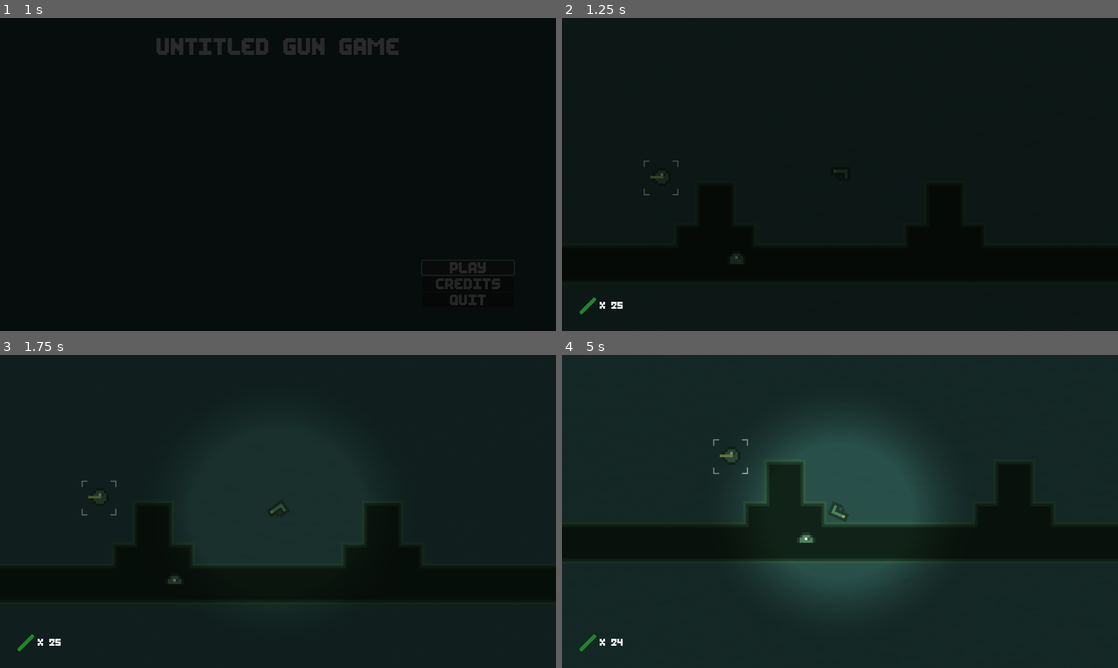
Above: before the commit, frames 1-4 (two rows, left to right).
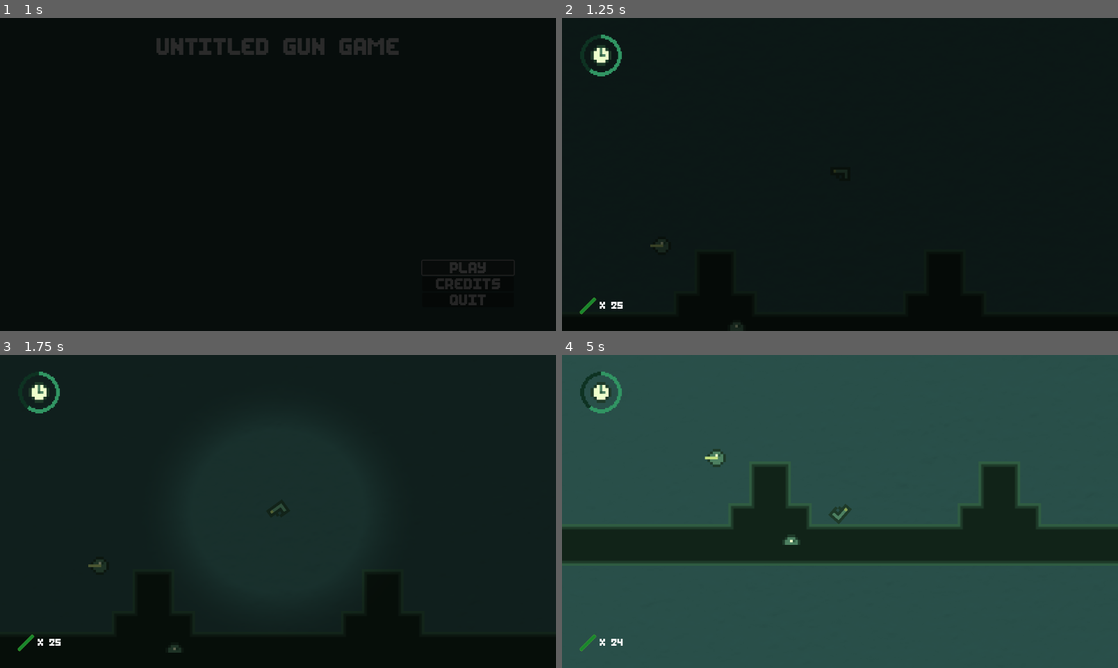
Above: after the commit, the same moments.

Repository: 20akshay00/GMTK2023
Game: Godot game, scene res://menu.tscn
Same seed, same stepped clock (60 frames per second), same inputs: the game is played once before the commit and once after it.
Inputs:
- Up to frame 1 (1 s): click "Play" at 0.5 s
- Up to frame 2 (1.25 s): no input
- Up to frame 3 (1.75 s): hold A (rotate_ccw) from 1.28 s (still down); tap W (hop) at 1.52 s
- Up to frame 4 (5 s): release A (rotate_ccw) at 2.03 s; tap D (rotate_cw) at 2.1 s; tap W (hop) at 2.27, 3.77, 4.52 s; tap S (shoot) at 2.85 s; tap A (rotate_ccw) at 3.6 s; hold D (rotate_cw) from 4.28 s (still down)

Frame 1 is identical in both runs. In frame 2, 0.6% of the frame differs, in the area x 3-32%, y 5-99%; in frame 3, 3.8%; in frame 4, 75%, in the area x 0-100%, y 0-100%.

Commit message:
fix enemy lock on bug

Diff:
--- a/bullet.gd
+++ b/bullet.gd
@@ -13,14 +13,15 @@
 # Called every frame. 'delta' is the elapsed time since the previous frame.
 func _physics_process(_delta: float) -> void:
 	if is_colliding():
-		$Line2D.points[1] =  to_local(get_collision_point())
-		target = get_collider()
-		if target.has_node("Target"):
-			target.get_node("Target").visible = true
-	else:
-		$Line2D.points[1] = target_position
-		if target != null and target.has_node("Target"):
+		$Line2D.points[1] = to_local(get_collision_point())
+
+		if get_collider().has_node("Target"):
+			target = get_collider()
+			if not target.get_node("Target").visible:
+				target.get_node("Target").visible = true
+		elif target != null:
 			target.get_node("Target").visible = false
+			target = null
 
 func shoot() -> void:
 	var tween = get_tree().create_tween()
--- a/gun.tscn
+++ b/gun.tscn
@@ -21,6 +21,7 @@
 [node name="Bullet" parent="." instance=ExtResource("3_08tko")]
 position = Vector2(-26, -7)
 scale = Vector2(1.04424, 1)
+min_width = 0.0
 
 [node name="CollisionPolygon2D" type="CollisionPolygon2D" parent="."]
 position = Vector2(1, 0)
--- a/level.tscn
+++ b/level.tscn
@@ -10,6 +10,8 @@
 [ext_resource type="PackedScene" uid="uid://bspic37rnvsif" path="res://crawling_enemy.tscn" id="7_y6jxb"]
 [ext_resource type="Script" path="res://UI.gd" id="10_8yhhq"]
 [ext_resource type="Texture2D" uid="uid://bvda5t32skqh2" path="res://Art/laser.png" id="10_60igf"]
+[ext_resource type="Texture2D" uid="uid://oyq4xudconm4" path="res://Art/ring.png" id="11_fyyul"]
+[ext_resource type="Texture2D" uid="uid://84h20wxp101r" path="res://Art/clock.png" id="12_q5ox6"]
 
 [sub_resource type="ShaderMaterial" id="ShaderMaterial_med6d"]
 shader = ExtResource("3_wes4q")
@@ -228,7 +230,7 @@
 texture = ExtResource("2_d88qy")
 
 [node name="Gun" parent="." instance=ExtResource("1_sgjly")]
-position = Vector2(575, 358)
+position = Vector2(575, 200)
 metadata/_edit_group_ = true
 
 [node name="Camera2D" type="Camera2D" parent="Gun"]
@@ -250,7 +252,7 @@
 scale = Vector2(3, 3)
 tile_set = SubResource("TileSet_bnvil")
 format = 2
-layer_0/tile_data = PackedInt32Array(786432, 65536, 2, 78643 …(6310 unchanged characters)… 0, 2, -1048543, 131072, 0, -983052, 0, 0)
+layer_0/tile_data = PackedInt32Array(786432, 65536, 2, 78643 …(6310 unchanged characters)… 0, 2, -1048543, 131072, 0, -983052, 0, 0, 65523, 0, 1, 131059, 0, 1, 196595, 0, 1, 262131, 0, 1, 327667, 0, 1, 393203, 0, 1, 131058, 0, 1, 196594, 0, 1, 262130, 0, 1, 327666, 0, 1, -720909, 0, 1, -655373, 0, 1, -589837, 0, 1, -524301, 0, 1, -458765, 0, 1, -393229, 0, 1, -327693, 0, 1, -655374, 0, 1, -589838, 0, 1, -524302, 0, 1, -458766, 0, 1, -393230, 0, 1, -65502, 0, 1, 34, 0, 1, 65570, 0, 1, 131106, 0, 1, 196642, 0, 1, 262178, 0, 1, 327714, 0, 1, 393250, 0, 1, 35, 0, 1, 65571, 0, 1, 131107, 0, 1, 196643, 0, 1, 262179, 0, 1, 327715, 0, 1, -786398, 0, 1, -720862, 0, 1, -655326, 0, 1, -589790, 0, 1, -524254, 0, 1, -458718, 0, 1, -393182, 0, 1, -327646, 0, 1, -720861, 0, 1, -655325, 0, 1, -589789, 0, 1, -524253, 0, 1, -458717, 0, 1, -393181, 0, 1)
 
 [node name="Enemies" type="Node2D" parent="."]
 
@@ -293,4 +295,30 @@
 horizontal_alignment = 1
 vertical_alignment = 2
 
+[node name="TextureProgressBar" type="TextureProgressBar" parent="UI"]
+texture_filter = 1
+anchors_preset = -1
+anchor_left = 0.033
+anchor_top = 0.053
+anchor_right = 0.033
+anchor_bottom = 0.053
+offset_right = 40.0
+offset_bottom = 40.0
+scale = Vector2(3, 3)
+value = 60.0
+fill_mode = 4
+texture_under = ExtResource("11_fyyul")
+texture_progress = ExtResource("11_fyyul")
+tint_under = Color(0.0588235, 0.196078, 0.168627, 1)
+tint_progress = Color(0.207843, 0.584314, 0.486275, 1)
+
+[node name="TextureRect" type="TextureRect" parent="UI/TextureProgressBar"]
+layout_mode = 0
+offset_left = 7.5
+offset_top = 7.5
+offset_right = 47.5
+offset_bottom = 47.5
+scale = Vector2(0.4, 0.4)
+texture = ExtResource("12_q5ox6")
+
 [connection signal="ammo_changed" from="Gun" to="UI" method="_on_gun_ammo_changed"]
Binary file added: Art/clock.png
Not shown, added: Art/clock.png.import
Not shown: 1 places in level.tscn that only renumber resources
